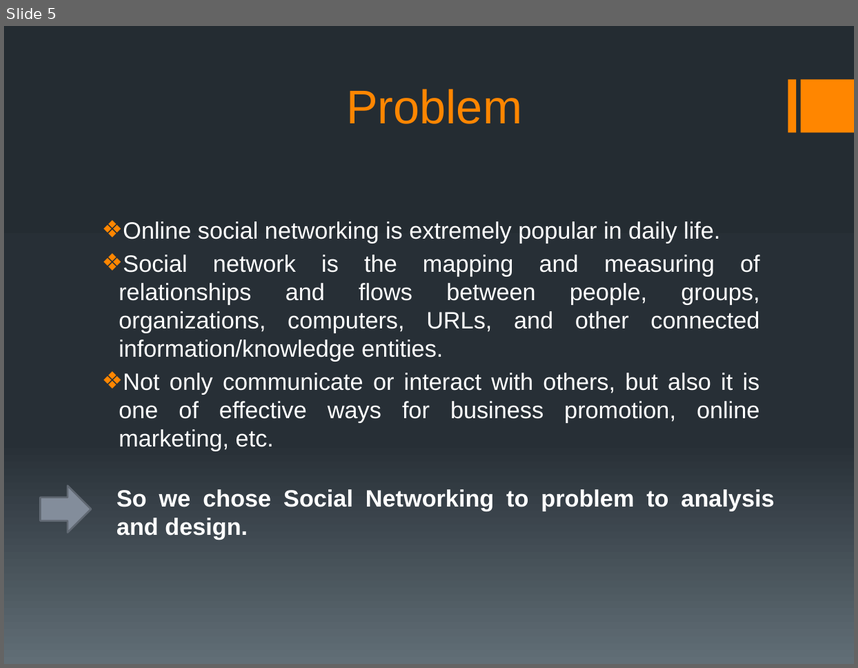
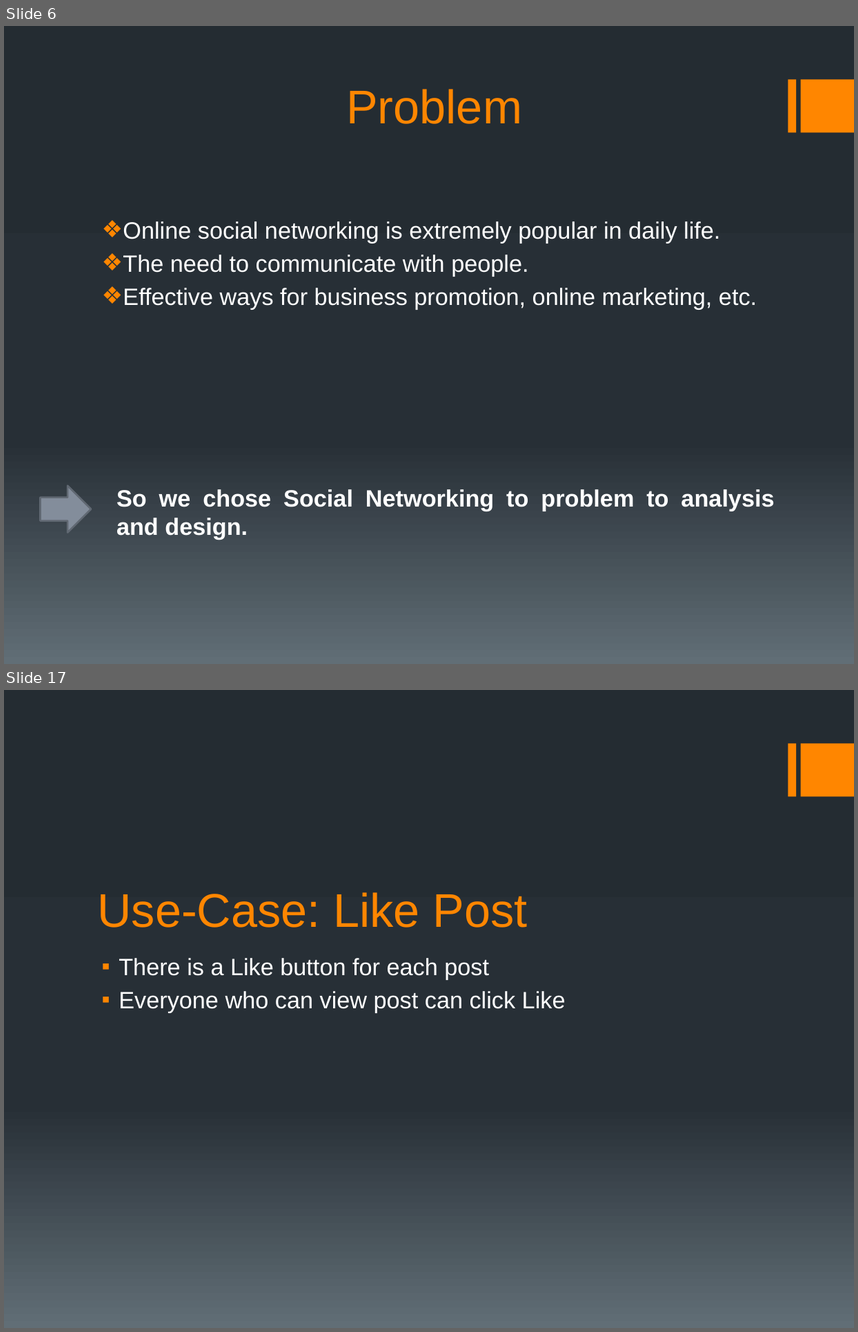
Before and after one commit to cuongtqc/ooad, a slide deck: Social Networking.pptx. Shown one above the other, each under a label of ours: slide 5 before the commit, slides 6 and 17 after it; the slides between them are not shown. The pictures are 858x668 and 858x1332 pixels, drawn with LibreOffice and Linux fonts; fonts in the diff are those of the drawing. Boxes give left, top, right and bottom in pixels: in the first picture for what was removed or moved away, otherwise in the second. Text is boxed around its words. In the diff, an @@ line names an element or a change of style, - is before the commit and + after.

```diff
--- a/Social Networking.pptx
+++ b/Social Networking.pptx
@@ slide 17 added at (x1=4, y1=690, x2=854, y2=1328), background gradient #242C33 to #273037 to #636D76; not listed: 2 template elements that a slide beside it also shows @@
@@ title added at (x1=98, y1=892, x2=528, y2=927), 40 pt, text #FF8600 @@
+Use-Case: Like Post
@@ text added at (x1=119, y1=958, x2=566, y2=1013), 20 pt, text #FFFFFF @@
+▪ There is a Like button for each post
+▪ Everyone who can view post can click Like
@@ what was slide 5 is now slide 6 @@
@@ slide 6 changed as well @@
@@ text at (x1=123, y1=254, x2=757, y2=309): text changed @@
-❖ Social network is the mapping and measuring of relationships and flows between people, groups, organizations, computers, URLs, and other connected information/knowledge entities.
-❖ Not only communicate or interact with others, but also it is one of effective ways for business promotion, online marketing, etc.
+❖ The need to communicate with people.
+❖ Effective ways for business promotion, online marketing, etc.
```
Also in this commit, not shown: 5 other slides changed, 23 other slides added, 4 slides removed.
